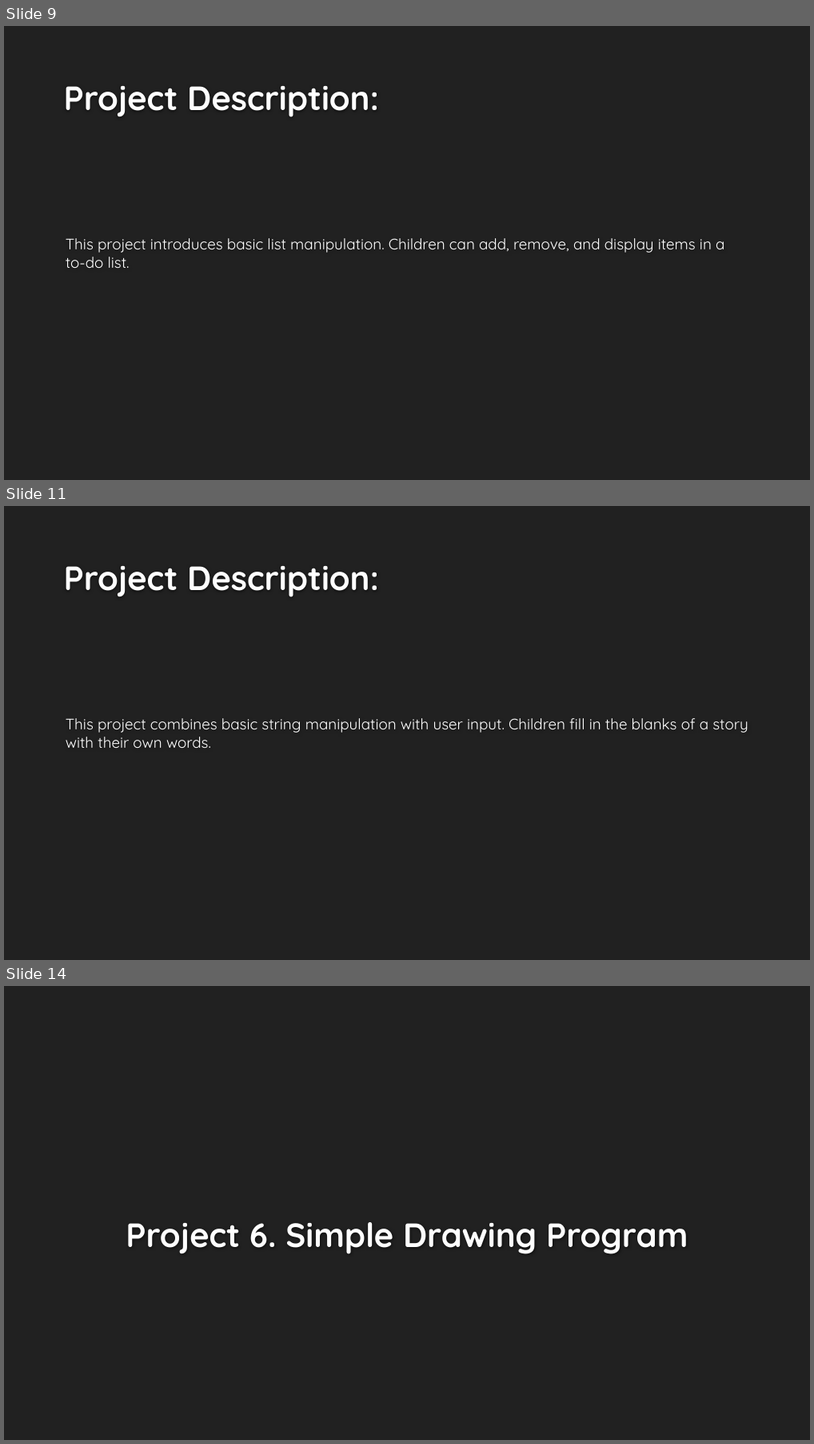
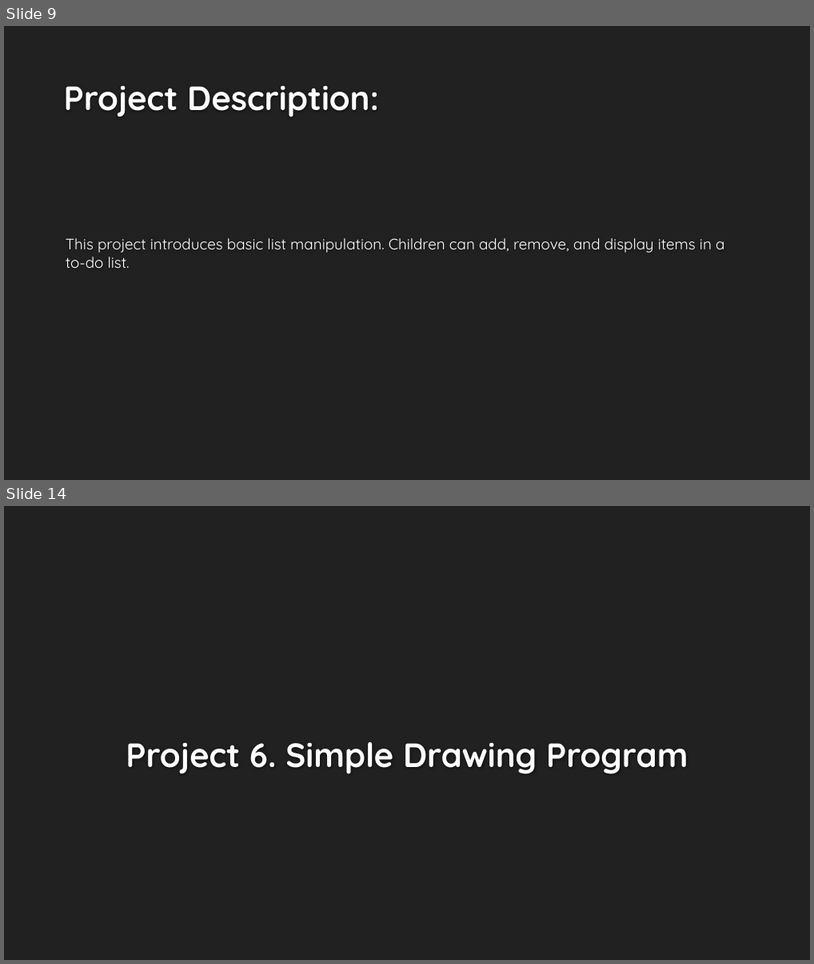
Before and after one commit to Islam-hady9/Programming-Course-using-Python-for-Kids, a slide deck: Lesson 10.pptx. Shown one above the other, each under a label of ours: slides 9, 11 and 14 before the commit, slides 9 and 14 after it; the slides between them are not shown. The pictures are 814x1444 and 814x964 pixels, drawn with LibreOffice and Linux fonts; fonts in the diff are those of the drawing; background and template pictures are left out. Boxes give left, top, right and bottom in pixels: in the first picture for what was removed or moved away, otherwise in the second. Text is boxed around its words. In the diff, an @@ line names an element or a change of style, - is before the commit and + after.

Commit message:
Add more projects to Lesson 10

```diff
--- a/Lesson 10.pptx
+++ b/Lesson 10.pptx
@@ slide 11 removed at <box>4,506,810,960</box>, background #212121 @@
@@ title removed at <box>64,566,379,597</box> @@
-Project Description:
@@ text removed at <box>66,718,748,748</box> @@
-This project combines basic string manipulation with user input. Children fill in the blanks of a story with their own words.
```
Also in this commit, not shown: 3 slides changed, 9 slides added.
